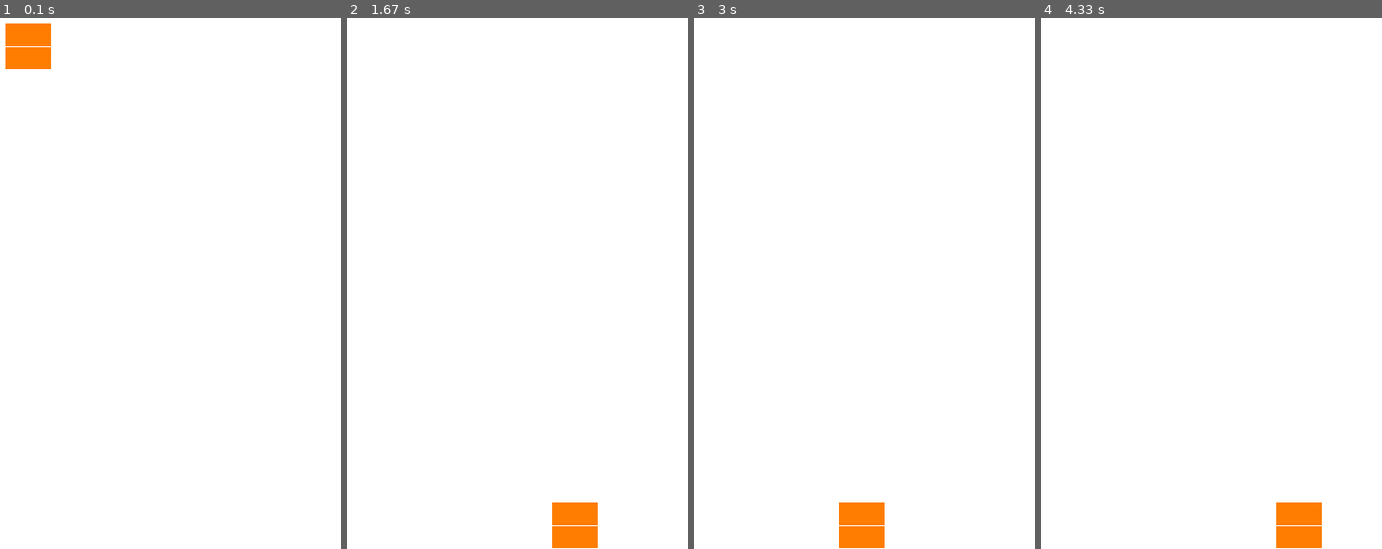
Above: before the commit, frames 1-4 (left to right).
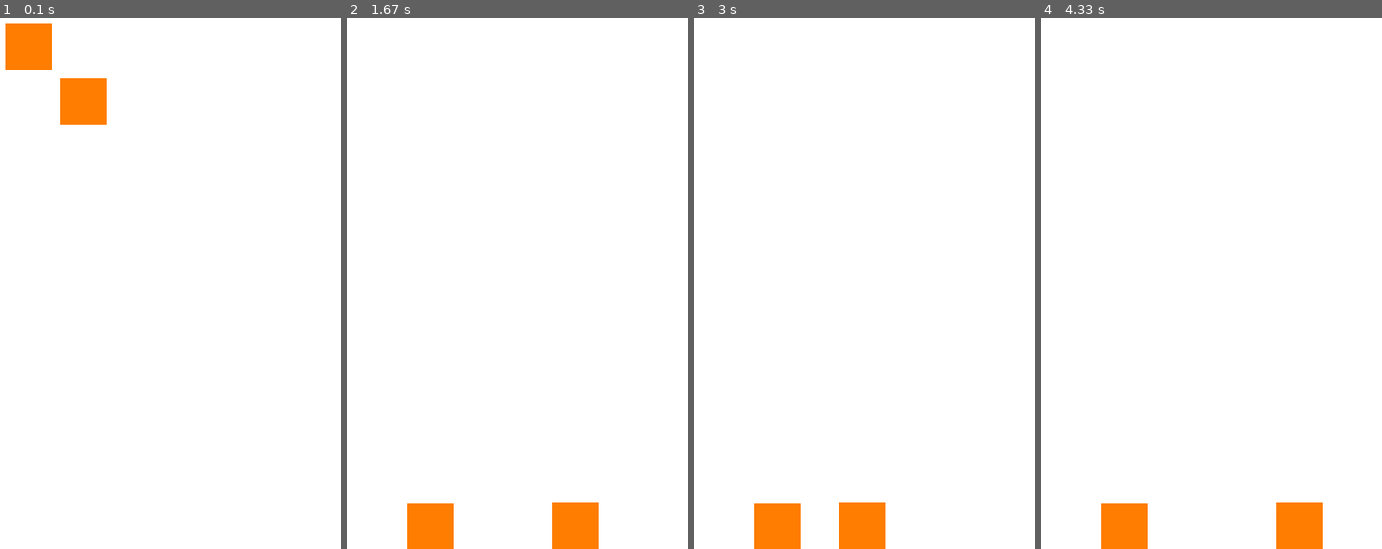
Above: after the commit, the same moments.

Repository: NeoZett-School/Python-Rectangle
Game: pygame game, started from collision_text.py
Same seed, same stepped clock (60 frames per second), same inputs: the game is played once before the commit and once after it.
Inputs:
- Up to frame 1 (0.1 s): no input
- Up to frame 2 (1.67 s): hold D 0.33-0.8 s; hold D 0.83-1.3 s; hold A from 1.33 s (still down)
- Up to frame 3 (3 s): release A at 1.87 s; hold A 1.9-2.3 s; hold D 2.33-2.97 s
- Up to frame 4 (4.33 s): hold A 3-3.47 s; hold D 3.5-3.97 s; hold D from 4 s (still down)

The runs differ from the first frame. In frame 1, 1.3% of the frame differs, in the area x 1-32%, y 1-21%; in frame 2, 1.2%; in frame 3, 1.2%; in frame 4, 1.2%.

Commit message:
Made some new improvements to grid and the premade physics box.

Diff:
--- a/Rectangle/_internal/pygame_phys_premade.py
+++ b/Rectangle/_internal/pygame_phys_premade.py
@@ -25,7 +25,10 @@
     def update(self, pressed_keys: pygame.key.ScancodeWrapper, delta_time: float = 1.0) -> None:
         self.acceleration.xy = (0, 0)
         self.acceleration.y += self.gravity
-        move = pressed_keys[pygame.K_d] - pressed_keys[pygame.K_a]
+        if len(pressed_keys) > 0:
+            move = pressed_keys[pygame.K_d] - pressed_keys[pygame.K_a]
+        else:
+            move = 0
         accel = self.ground_accel if self.grounded else self.air_accel
         self.acceleration.x += move * accel
         self.velocity += self.acceleration * delta_time
--- a/Rectangle/_internal/spatial_grid.py
+++ b/Rectangle/_internal/spatial_grid.py
@@ -16,7 +16,7 @@
         """Get the grid cell coordinates for a given rectangle."""
         x1, y1 = rect.x // self.cell_size, rect.y // self.cell_size
         x2, y2 = (rect.x + rect.width) // self.cell_size, (rect.y + rect.height) // self.cell_size
-        return x1, y1, x2, y2
+        return int(x1), int(y1), int(x2), int(y2)
 
     def add_object(self, obj: Any, rect: Rect) -> None:
         """Add an object to the grid based on its rectangle."""
--- a/test.py
+++ b/collision_text.py
@@ -1,4 +1,5 @@
 from Rectangle import pygame_phys_premade as rtngle_phys_premade
+from Rectangle.spatial_grid import SpatialGrid
 from Rectangle import Rect, Color
 import pygame
 import sys
@@ -12,16 +13,23 @@
 WHITE = Color(255, 255, 255)
 ORANGE = Color(255, 125, 0)
 
-box = rtngle_phys_premade.Box(
+grid = SpatialGrid(cell_size=100, width=WIDTH, height=HEIGHT)
+
+player = rtngle_phys_premade.Box(
     surface = screen,
     rect = Rect(10, 10, 50, 50),
     color = ORANGE,
-    use_detail = True
 )
 
-white_packed = WHITE.pack()
-for x in range(50):
-    box.surface[x, 25] = white_packed
+grid.add_object(player, player.rect)
+
+box = rtngle_phys_premade.Box(
+    surface = screen,
+    rect = Rect(70, 70, 50, 50),
+    color = ORANGE,
+)
+
+grid.add_object(box, box.rect)
 
 active = True
 while active:
@@ -29,12 +37,18 @@
     for event in pygame.event.get():
         if event.type == pygame.QUIT:
             active = False
-        box.handle_event(event)
+        player.handle_event(event)
     pressed_keys = pygame.key.get_pressed()
     screen.fill(WHITE)
 
-    box.update(pressed_keys, dt)
+    player.update(pressed_keys, dt)
+    player.render()
+
+    box.update([], dt)
     box.render()
+
+    grid.update(player, player.rect)
+    grid.update(box, box.rect)
 
     pygame.display.flip()
 
